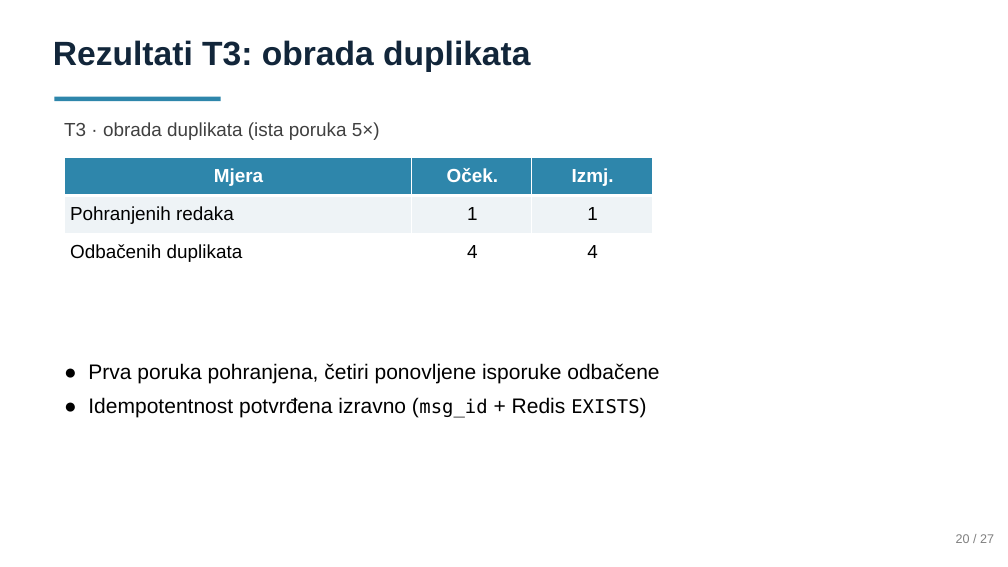
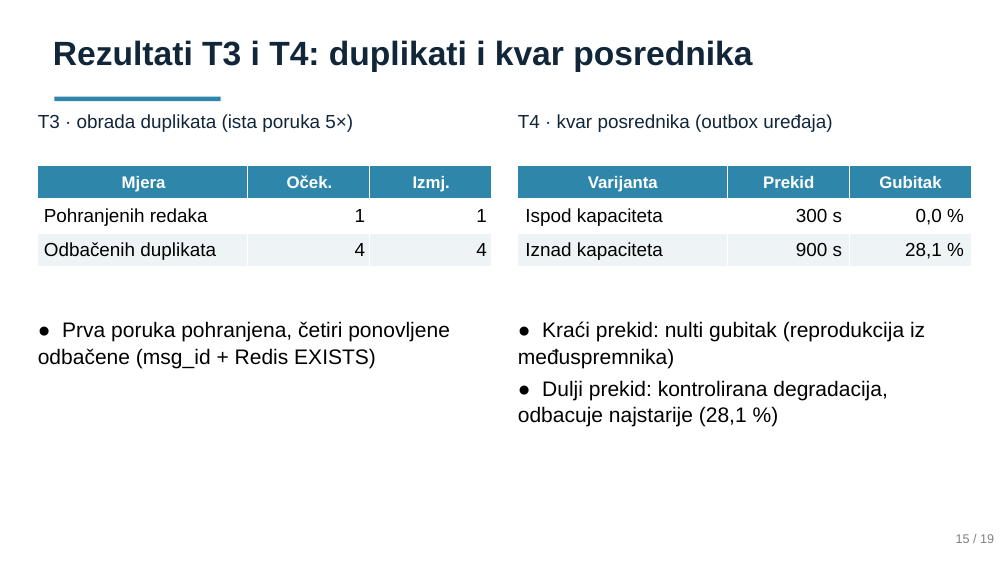
Before and after one commit to LukaIvekovic/iot-telemtry-processing, a slide deck: slide 15 of Prezentacija.pptx (slide 19 before the commit). Drawn at 1008x567 pixels with LibreOffice and Linux fonts; fonts in the diff are those of the drawing. Boxes give left, top, right and bottom in pixels: in the first picture for what was removed or moved away, otherwise in the second. Text is boxed around its words. In the diff, an @@ line names an element or a change of style, - is before the commit and + after.

```diff
--- a/Prezentacija.pptx
+++ b/Prezentacija.pptx
@@ text at (x1=53, y1=40, x2=752, y2=72): text changed @@
-Rezultati T3: obrada duplikata
+Rezultati T3 i T4: duplikati i kvar posrednika
@@ text "T3 · obrada duplikata (ista ..." moved from (x1=64, y1=122, x2=380, y2=140) to (x1=38, y1=114, x2=353, y2=132) @@
@@ text "T3 · obrada duplikata (ista ..." at (x1=38, y1=114, x2=353, y2=132): text colour #404040 to #12263A @@
@@ text added at (x1=518, y1=114, x2=832, y2=132), 18 pt, text #12263A @@
+T4 · kvar posrednika (outbox uređaja)
@@ table at (x1=38, y1=166, x2=492, y2=266) @@
@@ fill #EEF3F6 to #FFFFFF in row 2 @@
@@ fill #FFFFFF to #EEF3F6 in row 3 @@
@@ size 18 to 16 pt in "Mjera", "Oček.", "Izmj." @@
@@ alignment centre to right @@
@@ table resized from (x1=64, y1=157, x2=653, y2=271) to (x1=38, y1=166, x2=492, y2=266) @@
@@ table added at (x1=518, y1=166, x2=972, y2=266), 3 rows, 3 columns @@
+Varijanta | Prekid | Gubitak
+Ispod kapaciteta | 300 s | 0,0 %
+Iznad kapaciteta | 900 s | 28,1 %
@@ text at (x1=38, y1=321, x2=450, y2=368): text changed @@
-● Prva poruka pohranjena, četiri ponovljene isporuke odbačene
-● Idempotentnost potvrđena izravno (msg_id + Redis EXISTS)
+● Prva poruka pohranjena, četiri ponovljene odbačene (msg_id + Redis EXISTS)
@@ text added at (x1=518, y1=321, x2=925, y2=427), 20 pt, text #000000 @@
+● Kraći prekid: nulti gubitak (reprodukcija iz međuspremnika)
+● Dulji prekid: kontrolirana degradacija, odbacuje najstarije (28,1 %)
@@ text at (x1=956, y1=534, x2=994, y2=543): text changed @@
-20 / 27
+15 / 19
```
Also in this commit, not shown: 16 other slides changed, 1 slide added, 7 slides removed.
